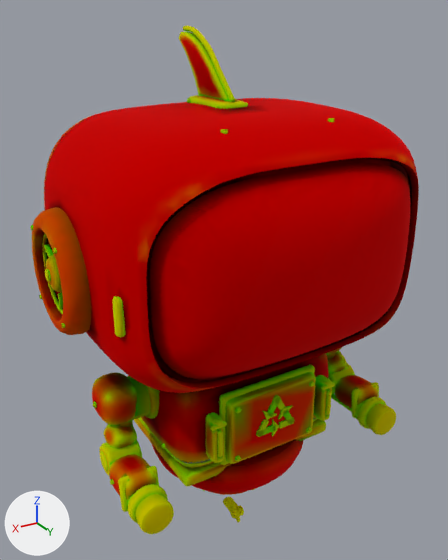
A saved change to the glTF model art/models/aurora/aurora.glb.
Camera for both pictures: a 50 mm lens placed at (0.743, 1.221, 1.319), pointed at (0.001, -0.016, 0.7). Every picture has the same lights, and +X, +Y and +Z are marked at lower left. The first picture is the older version. Vertices at exactly the same position are counted once.

Names of what the first picture shows: 'antenna', 'arm_elbow_l', 'arm_elbow_r', 'arm_shoulder_l', 'arm_shoulder_r', 'arm_wrist_l', 'arm_wrist_r', 'body', 'head', 'icon_recycle', 'visor' and 1 more.
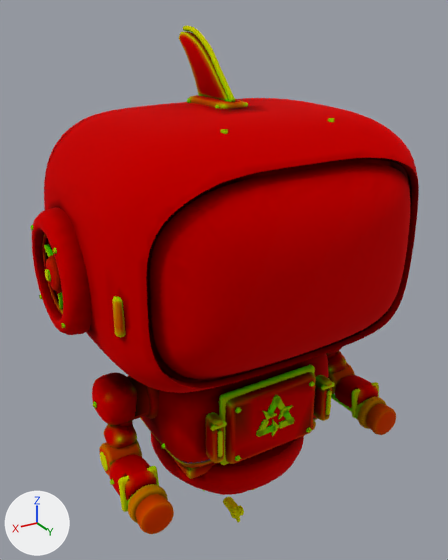
Location of each change, (x1, y1, x2, y2) in pixels of the pictures (448 x 560 px; the box of a moved part takes in the faces that stretch with it):
'body', reshaped, recoloured
    both: (128, 353, 335, 495)
part 1 of me_antenna, moved or reshaped
    both: (180, 32, 229, 101)
part 2 of me_antenna, recoloured (yellow to brown)
    both: (179, 32, 247, 109)
part 3 of me_arm_elbow_l, recoloured
    both: (328, 363, 379, 418)
part 4 of me_arm_elbow_r, recoloured (darker)
    both: (99, 440, 159, 512)
part 5 of me_arm_shoulder_l, recoloured
    both: (326, 353, 346, 372)
part 6 of me_arm_shoulder_l, recoloured
    both: (328, 349, 345, 372)
part 7 of me_arm_shoulder_r, recoloured (orange to red)
    both: (92, 379, 128, 444)
part 8 of me_arm_shoulder_r, recoloured
    both: (119, 374, 137, 448)
part 9 of me_arm_shoulder_r, recoloured (darker)
    both: (105, 373, 150, 449)
part 10 of me_arm_shoulder_r, recoloured
    both: (98, 372, 137, 447)
part 11 of me_arm_wrist_l, recoloured (yellow to orange)
    both: (368, 405, 396, 435)
part 12 of me_arm_wrist_l, recoloured
    both: (359, 397, 388, 429)
part 13 of me_arm_wrist_l, recoloured (darker)
    both: (355, 397, 387, 429)
part 14 of me_arm_wrist_r, recoloured (yellow to orange)
    both: (136, 495, 174, 534)
part 15 of me_arm_wrist_r, recoloured (darker)
    both: (128, 486, 168, 523)
part 16 of me_arm_wrist_r, recoloured
    both: (127, 484, 169, 522)
part 17 of me_body, moved or reshaped
    before: (134, 418, 326, 486)
    after: (172, 421, 316, 479)
part 18 of me_body, recoloured
    both: (140, 353, 334, 495)
part 19 of me_head, recoloured
    both: (32, 118, 417, 392)

Diff of the bpy script that builds the scene:
```diff
--- a/art/models/aurora/aurora.glb.py
+++ b/art/models/aurora/aurora.glb.py
@@ me_antenna @@
 me_antenna.from_pydata(...)  # 946 vertices, 1848 faces; spans x -0.043..0.043, y -0.216..0.035, z 0.548..0.732
+# me_antenna part 1: 91 of 946 vertices moved; they spanned x -0.013..0.013, y -0.216..0.016, z 0.576..0.719 and now span x -0.013..0.013, y -0.216..0.008, z 0.576..0.719; mean shift (0.0, -0.004, 0.0); largest move (0.0, 0.016, 0.577) -> (0.0, -0.199, 0.718)
+# me_antenna part 2: 756 kept faces spanning x -0.037..0.037, y -0.213..0.035, z 0.548..0.719 get new vertex colours
 me_antenna.materials.append(mat_trim)
@@ me_arm_elbow_l @@
 me_arm_elbow_l.from_pydata(...)  # 990 vertices, 1952 faces; spans x -0.055..0.045, y -0.04..0.14, z -0.052..0.04
+# me_arm_elbow_l part 3: 1584 faces centred in x -0.049..0.045, y -0.04..0.14, z -0.051..0.04 are repainted in the vertex colours, in many colours
 me_arm_elbow_l.materials.append(mat_dark)
@@ me_arm_elbow_r @@
 me_arm_elbow_r.from_pydata(...)  # 990 vertices, 1952 faces; spans x -0.045..0.055, y -0.04..0.14, z -0.052..0.04
+# me_arm_elbow_r part 4: 1584 faces centred in x -0.045..0.048, y -0.04..0.14, z -0.052..0.04 are repainted in the vertex colours, in many colours
 me_arm_elbow_r.materials.append(mat_dark)
@@ me_arm_shoulder_l @@
 me_arm_shoulder_l.from_pydata(...)  # 1254 vertices, 2480 faces; spans x -0.105..0.03, y -0.06..0.077, z -0.129..0.067
+# me_arm_shoulder_l part 5: 388 faces centred in x -0.093..0.019, y -0.052..0.074, z -0.09..0.062 are repainted in the vertex colours; the middle colour goes from green #89cd00 to brown #891e00
+# me_arm_shoulder_l part 6: 343 faces centred in x -0.086..-0.016, y -0.058..0.073, z -0.103..0.066 are repainted in the vertex colours; the middle colour goes from yellow #c39c00 to red #c30000
 me_arm_shoulder_l.materials.append(mat_dark)
@@ me_arm_shoulder_r @@
 me_arm_shoulder_r.from_pydata(...)  # 1254 vertices, 2480 faces; spans x -0.03..0.105, y -0.06..0.077, z -0.129..0.067
+# me_arm_shoulder_r part 7: 418 faces centred in x 0.028..0.099, y -0.059..0.068, z -0.093..0.062 are repainted in the vertex colours; the middle colour goes from orange #f48d00 to red #f40000
+# me_arm_shoulder_r part 8: 485 faces centred in x -0.03..0.09, y -0.049..0.07, z -0.115..0.058 are repainted in the vertex colours; the middle colour goes from green #00a300 to black #000000
+# me_arm_shoulder_r part 9: 390 faces centred in x -0.019..0.093, y -0.052..0.074, z -0.09..0.062 are repainted in the vertex colours; the middle colour goes from green #89cd00 to brown #8d1e00
+# me_arm_shoulder_r part 10: 335 faces centred in x 0.016..0.084, y -0.058..0.073, z -0.103..0.066 are repainted in the vertex colours; the middle colour goes from yellow #c19200 to red #c10000
 me_arm_shoulder_r.materials.append(mat_dark)
@@ me_arm_wrist_l @@
 me_arm_wrist_l.from_pydata(...)  # 576 vertices, 1140 faces; spans x -0.046..0.046, y -0.028..0.057, z -0.046..0.046
+# me_arm_wrist_l part 11: 186 faces centred in x -0.0395..0.0395, y 0.0364..0.057, z -0.0395..0.0395 are repainted in the vertex colours; the middle colour goes from yellow #fffb00 to orange #ff6c00
+# me_arm_wrist_l part 12: 247 faces centred in x -0.0457..0.0449, y -0.0274..0.0276, z -0.0457..0.0457 are repainted in the vertex colours; the middle colour goes from yellow #f2ff00 to yellow #f2ad00
+# me_arm_wrist_l part 13: 248 faces centred in x -0.0415..0.0457, y -0.028..0.0364, z -0.0415..0.0449 are repainted in the vertex colours; the middle colour goes from green #ceff00 to yellow #cfad00
 me_arm_wrist_l.materials.append(mat_dark)
@@ me_arm_wrist_r @@
 me_arm_wrist_r.from_pydata(...)  # 576 vertices, 1140 faces; spans x -0.046..0.046, y -0.028..0.057, z -0.046..0.046
+# me_arm_wrist_r part 14: 185 faces centred in x -0.0395..0.0395, y 0.0364..0.057, z -0.0395..0.0395 are repainted in the vertex colours; the middle colour goes from yellow #fffb00 to orange #ff6c00
+# me_arm_wrist_r part 15: 245 faces centred in x -0.0449..0.0457, y -0.0274..0.0276, z -0.0457..0.0457 are repainted in the vertex colours; the middle colour goes from yellow #f2ff00 to yellow #f2ad00
+# me_arm_wrist_r part 16: 251 faces centred in x -0.0457..0.0415, y -0.028..0.0364, z -0.0415..0.0449 are repainted in the vertex colours; the middle colour goes from green #cfff00 to yellow #cfad00
 me_arm_wrist_r.materials.append(mat_dark)
@@ me_body @@
 me_body.from_pydata(...)  # 2927 vertices, 5630 faces; spans x -0.252..0.252, y -0.212..0.234, z 0.12..0.59
+# me_body part 17: the loose piece of 155 vertices spanning x -0.22..0.22, y -0.17..0.17, z 0.265..0.305 is scaled about its middle by (0.906, 0.877, 1)
+# me_body part 18: 4251 faces centred in x -0.252..0.252, y -0.212..0.228, z 0.12..0.59 are repainted in the vertex colours, in many colours
 me_body.materials.append(mat_paint)
@@ me_head @@
 me_head.from_pydata(...)  # 5107 vertices, 9502 faces; spans x -0.443..0.443, y -0.329..0.338, z -0.008..0.569
+# me_head part 19: 3509 faces centred in x -0.44..0.44, y -0.233..0.301, z -0.008..0.557 are repainted in the vertex colours, in many colours
 me_head.materials.append(mat_paint)
```
